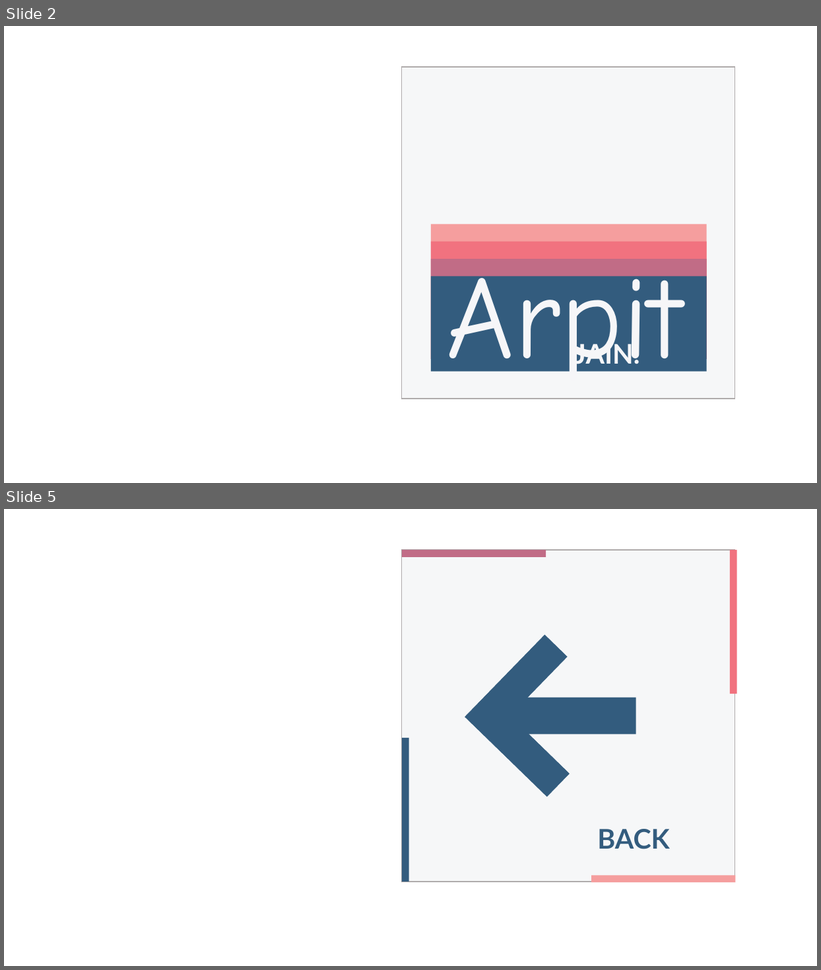
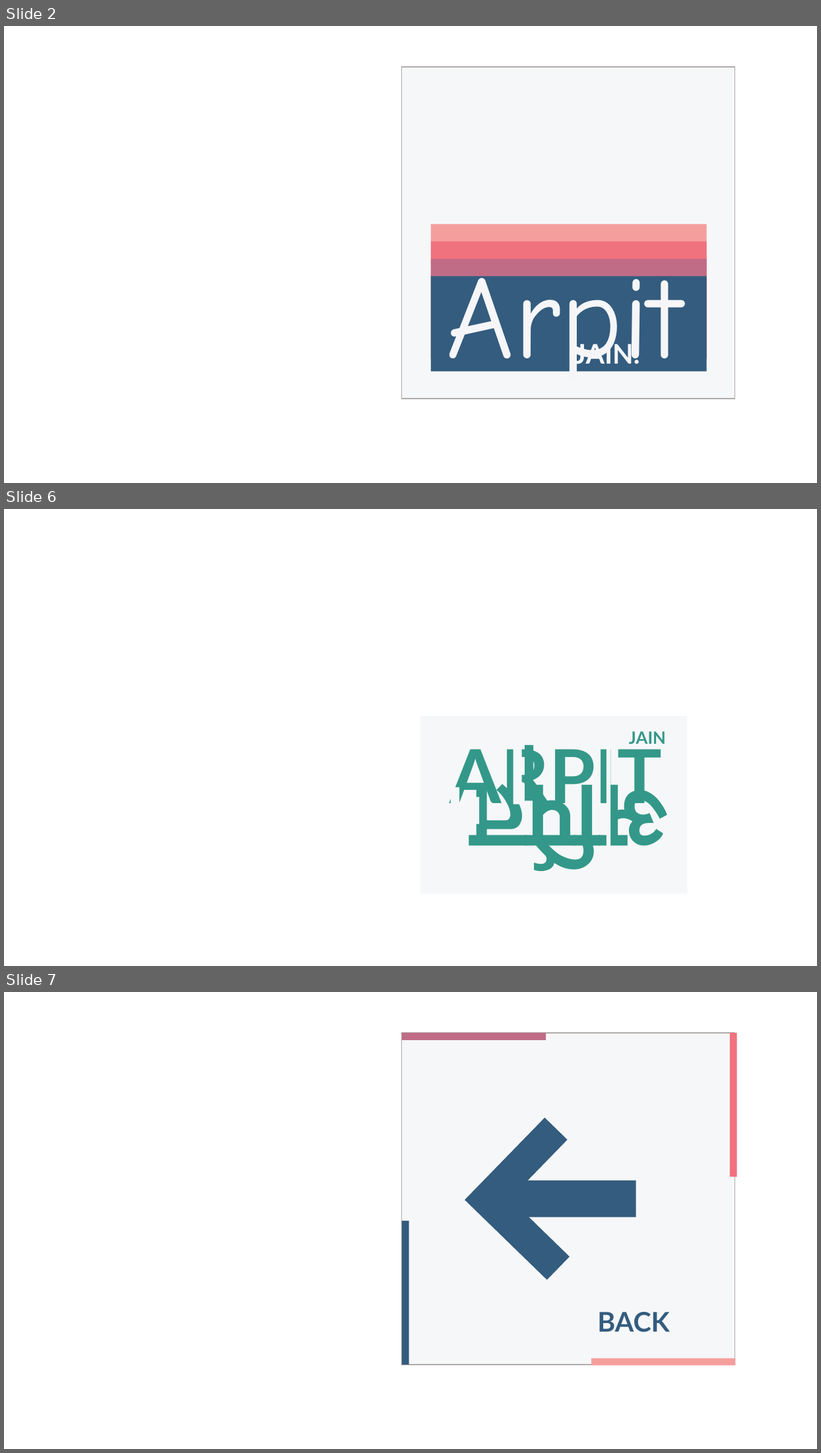
Before and after one commit to arpitjainds/arpitjainds.github.io, a slide deck: images/Logo.pptx. Shown one above the other, each under a label of ours: slides 2 and 5 before the commit, slides 2, 6 and 7 after it; the slides between them are not shown. The pictures are 821x970 and 821x1453 pixels, drawn with LibreOffice and Linux fonts; fonts in the diff are those of the drawing. Boxes give left, top, right and bottom in pixels: in the first picture for what was removed or moved away, otherwise in the second. Text is boxed around its words. In the diff, an @@ line names an element or a change of style, - is before the commit and + after.

```diff
--- a/images/Logo.pptx
+++ b/images/Logo.pptx
@@ slide 6 added at [4,509,817,966], background #FFFFFF @@
@@ rectangle added at [420,716,687,894], fill #F6F7F8 @@
@@ text added at [450,739,662,817], 88 pt, text #339889, bold @@
+ARPIT
@@ rectangle added at [514,739,522,804], fill #F6F7F8 @@
@@ rectangle added at [525,745,533,801], fill #339889 @@
@@ rectangle added at [607,743,611,846], fill #F6F7F8 @@
@@ text added at [629,731,666,744], 20 pt, text #339889, bold @@
+JAIN
@@ text added at [470,770,668,867], 110 pt, text #339889, bold @@
+अर्पित
@@ rectangle added at [451,788,459,820], fill #F6F7F8 @@
@@ rectangle added at [471,797,479,824], fill #F6F7F8 @@
@@ what was slide 5 is now slide 7 @@
```
Also in this commit, not shown: 1 other slide added, 8 other files.
